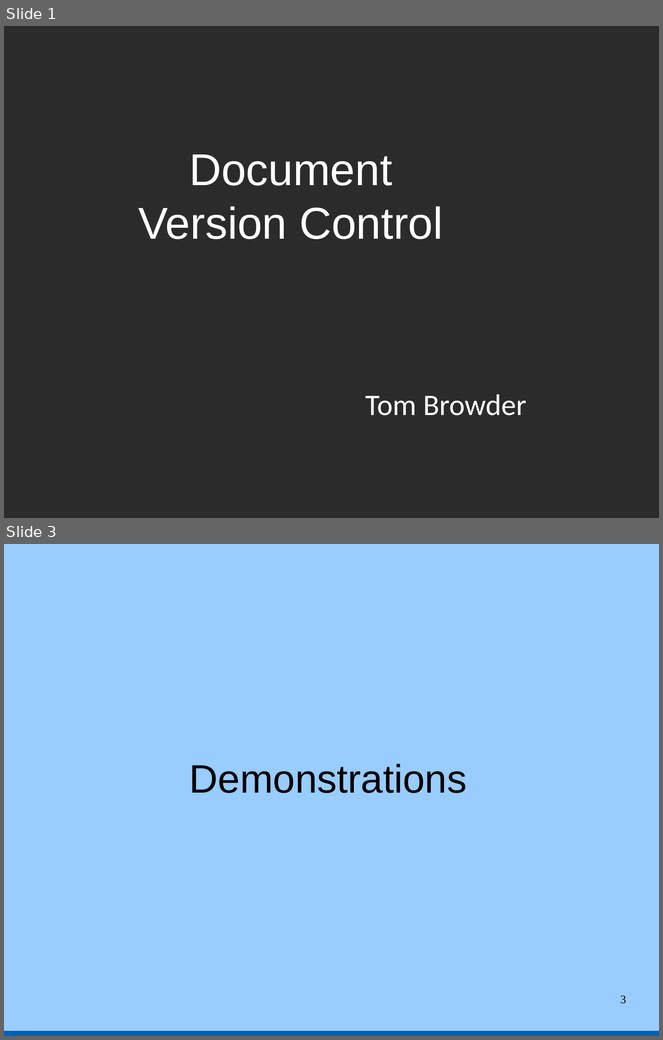
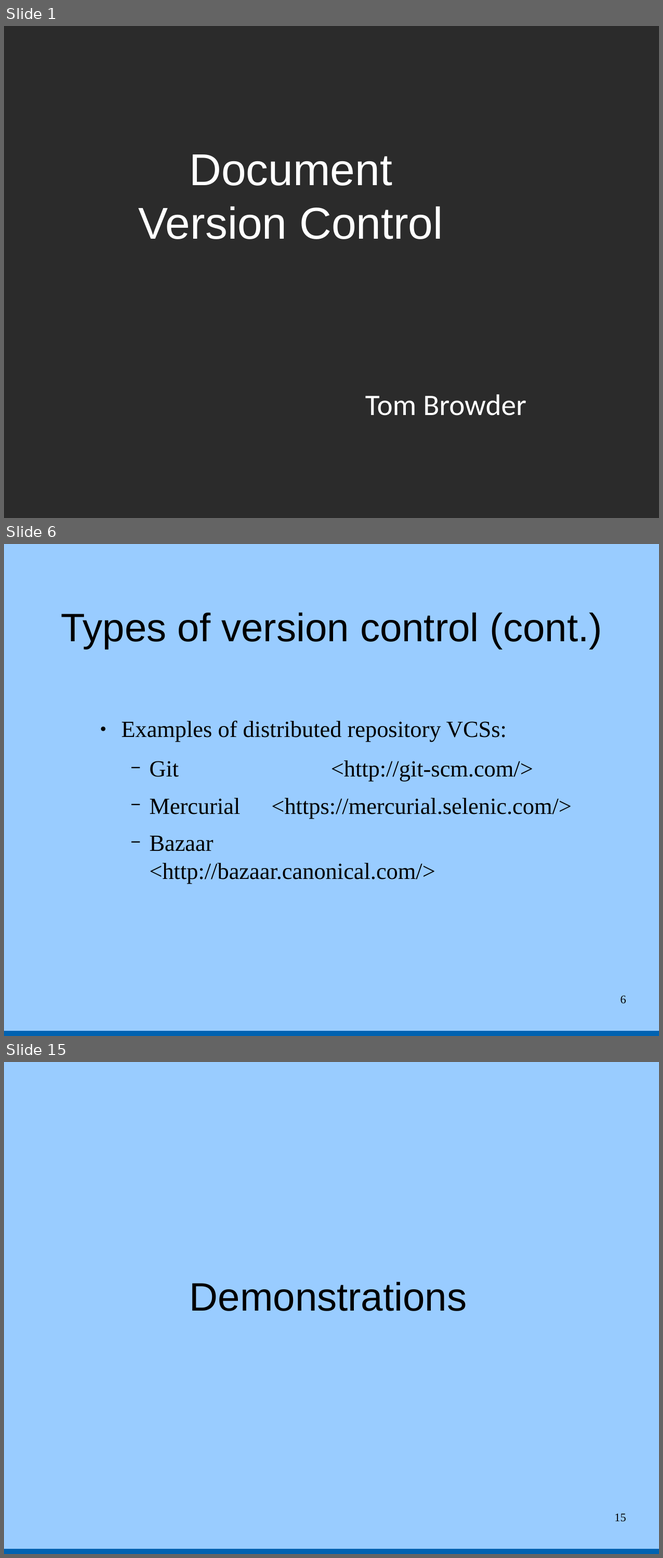
Before and after one commit to tbrowder/nwflug, a slide deck: NWFLUG/mtg-2015-07-06/version-control.odp. Shown one above the other, each under a label of ours: slides 1 and 3 before the commit, slides 1, 6 and 15 after it; the slides between them are not shown. The pictures are 663x1040 and 663x1558 pixels, drawn with LibreOffice and Linux fonts; fonts in the diff are those of the drawing; background and template pictures are left out; a plain dark background stands for a picture behind light text. Boxes give left, top, right and bottom in pixels: in the first picture for what was removed or moved away, otherwise in the second. Text is boxed around its words. In the diff, an @@ line names an element or a change of style, - is before the commit and + after.

```diff
--- a/NWFLUG/mtg-2015-07-06/version-control.odp
+++ b/NWFLUG/mtg-2015-07-06/version-control.odp
@@ slide 6 added at (4, 544, 659, 1036), background #99CCFF; not listed: 1 template element that a slide beside it also shows @@
@@ title added at (61, 612, 603, 649), 48 pt, text #000000 @@
+Types of version control (cont.)
@@ text added at (122, 720, 571, 883), 28 pt, text #000000 @@
+● Examples of distributed repository VCSs:
+  − Git <http://git-scm.com/>
+  − Mercurial <https://mercurial.selenic.com/>
+  − Bazaar <http://bazaar.canonical.com/>
@@ page number added at (621, 995, 626, 1004), 14 pt, text #000000 @@
+6
@@ what was slide 3 is now slide 15 @@
@@ page number at (614, 1513, 626, 1522): text changed @@
-3
+15
```
Also in this commit, not shown: 1 slide changed, 12 other slides added.
